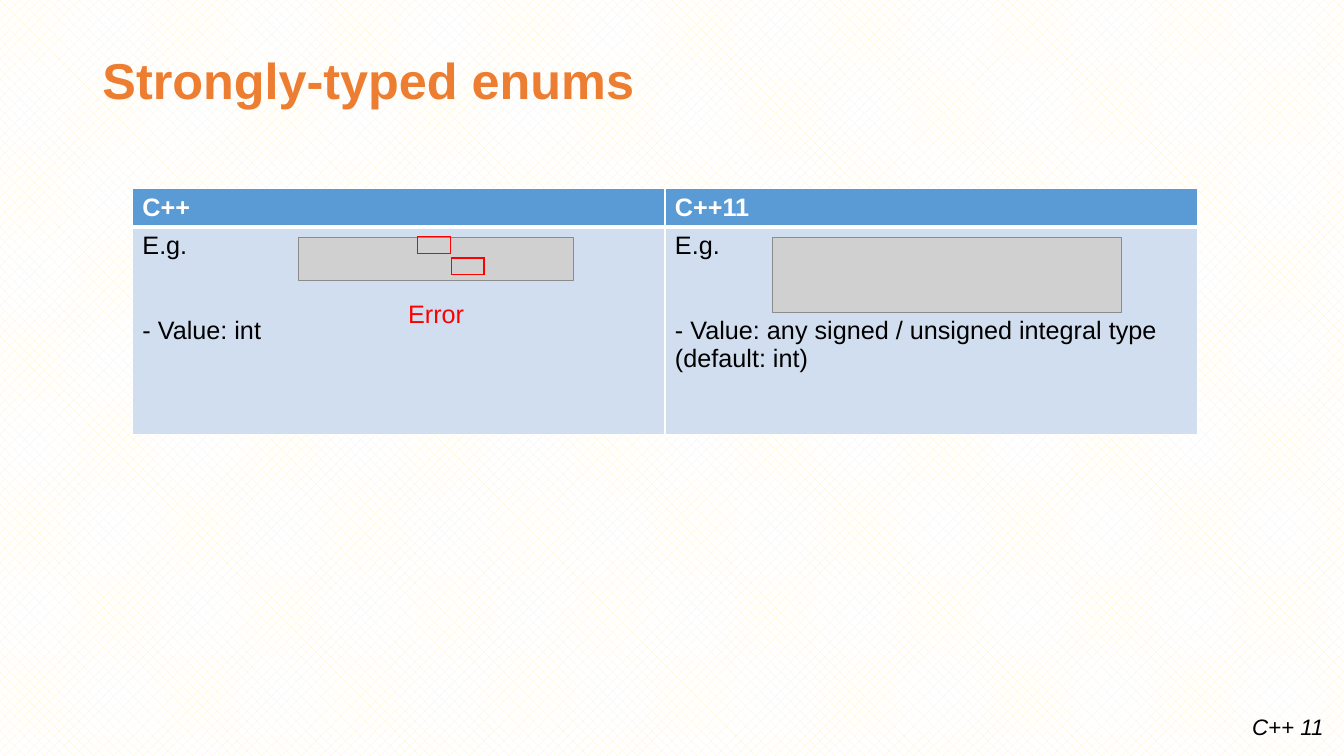
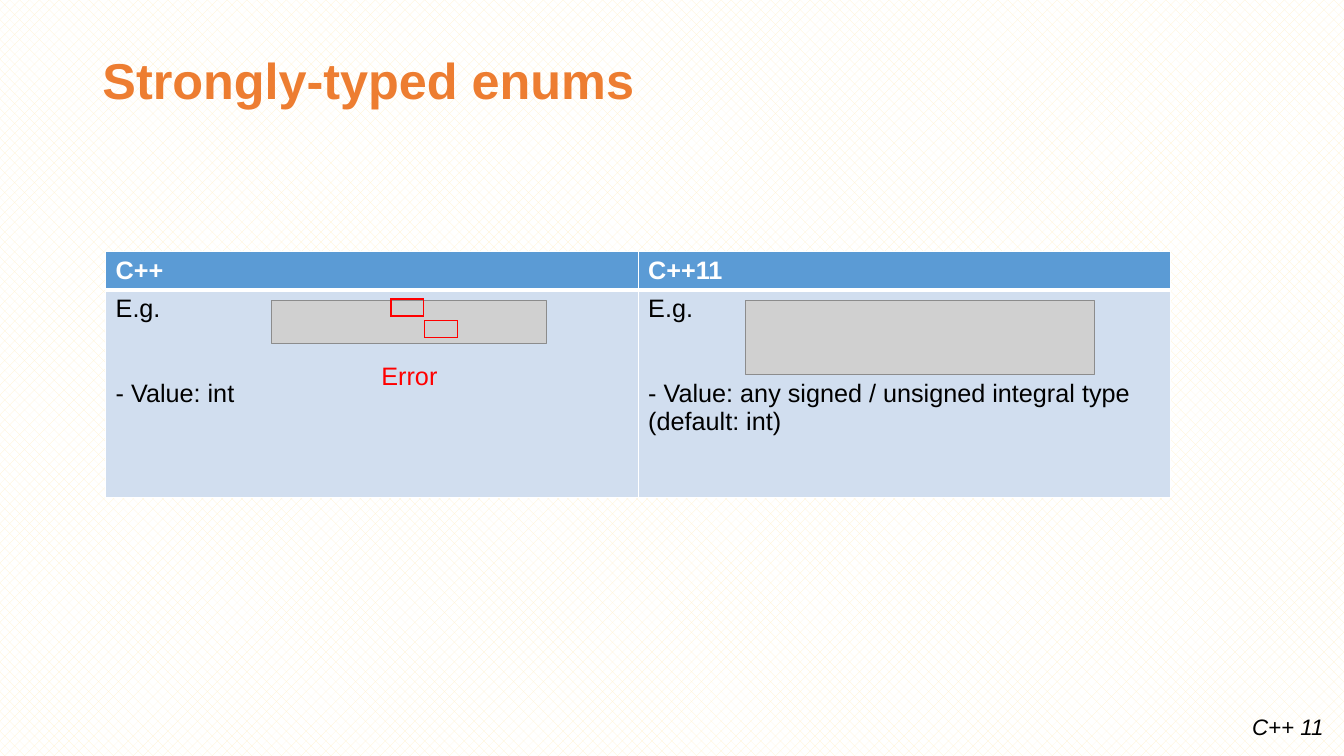
Before and after one commit to minhthedt/hello-world, a slide deck: slide 17 of Training/LG_Training_C++11.pptx. Drawn at 1344x756 pixels with LibreOffice and Linux fonts; fonts in the diff are those of the drawing; grey boxes stand for pictures; background and template pictures are left out. Boxes give left, top, right and bottom in pixels: in the first picture for what was removed or moved away, otherwise in the second. Text is boxed around its words. In the diff, an @@ line names an element or a change of style, - is before the commit and + after.

```diff
--- a/Training/LG_Training_C++11.pptx
+++ b/Training/LG_Training_C++11.pptx
@@ 2 pictures, 1 table, 1 rectangle moved together from (x1=132, y1=189, x2=1197, y2=451) to (x1=106, y1=251, x2=1171, y2=513) @@
@@ rectangle moved from (x1=452, y1=258, x2=485, y2=275) to (x1=424, y1=321, x2=458, y2=338) @@
@@ text "Error" moved from (x1=408, y1=305, x2=464, y2=324) to (x1=381, y1=367, x2=437, y2=386) @@
```
Also in this commit, not shown: 18 other slides changed, 9 slides added, 2 slides removed, 46 other files.
